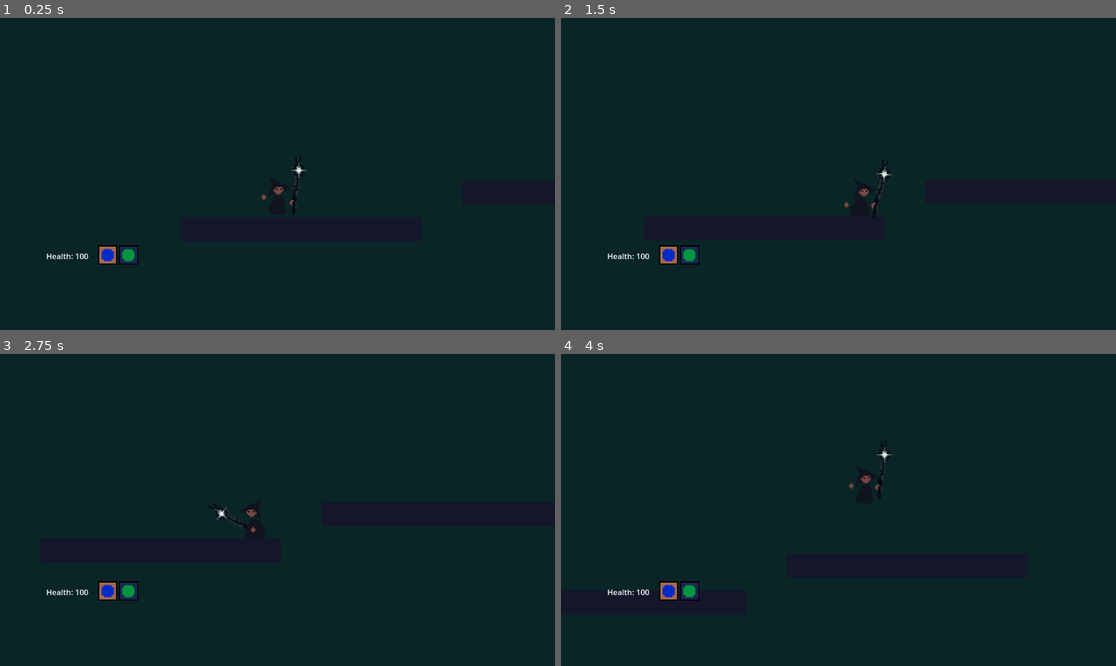
Above: before the commit, frames 1-4 (two rows, left to right).
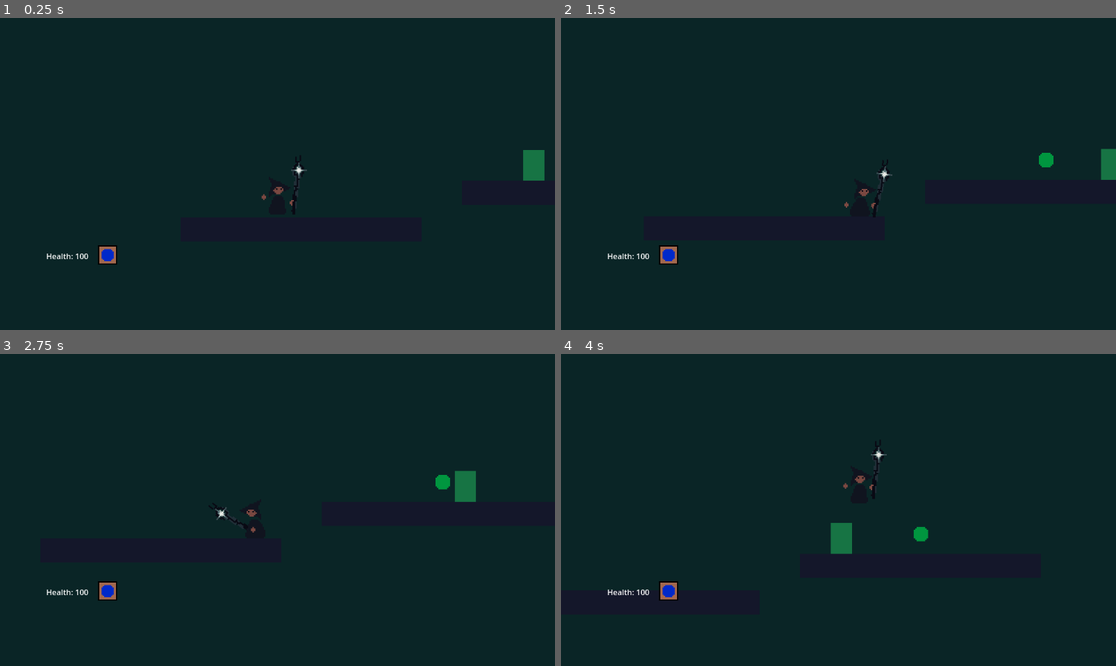
Above: after the commit, the same moments.

Repository: AthertonRoamer/Newton
Game: Godot game, scene res://test_world/test_world.tscn
Same seed, same stepped clock (60 frames per second), same inputs: the game is played once before the commit and once after it. This scene is started directly instead of the project's main scene.
Inputs (mouse positions are in pixels of both pictures, inside the frame that each line leads up to):
- Up to frame 1 (0.25 s): no input
- Up to frame 2 (1.5 s): move the mouse to (960, 158) at 0.52 s; hold D (player_right) from 0.53 s (still down); tap E (player_interact) at 0.6 s; tap W (player_jump) at 0.77 s; tap 4 (player_select_spell_four, bound only after the commit) at 0.8, 1.35 s; move the mouse to (727, 189) at 1.27 s
- Up to frame 3 (2.75 s): tap W (player_jump) at 1.52 s; tap 1 (player_select_spell_one, bound only after the commit) at 1.55, 2.1 s; move the mouse to (333, 441) at 2.02 s; release D (player_right) at 2.03 s; hold A (player_left) from 2.03 s (still down); tap 3 (player_select_spell_three, bound only after the commit) at 2.3 s
- Up to frame 4 (4 s): move the mouse to (810, 572) at 2.77 s; release A (player_left) at 2.78 s; hold D (player_right) from 2.78 s (still down); tap 3 (player_select_spell_three, bound only after the commit) at 2.85 s; tap W (player_jump) at 3.02, 3.77 s; tap 2 (player_select_spell_two, bound only after the commit) at 3.05, 3.6 s; move the mouse to (1005, 556) at 3.52 s; tap E (player_interact) at 3.8 s

The runs differ from the first frame. In frame 1, 0.6% of the frame differs, in the area x 21-99%, y 42-80%; in frame 2, 0.6%; in frame 3, 0.7%; in frame 4, 1.0%, in the area x 21-67%, y 27-80%.

Commit message:
Added interactable classs, entity base class, edege detector for entities, and began goblin

Diff:
--- /dev/null
+++ b/Newton/entities/edge_detector/edge_detector.gd
@@ -0,0 +1,22 @@
+class_name EdgeDetector
+extends Node2D
+
+@export var width : float = 32
+@export var length : float = 50
+@export var right_ray : RayCast2D
+@export var left_ray : RayCast2D
+
+
+func _ready() -> void:
+	right_ray.target_position.y = length
+	left_ray.target_position.y = length
+	right_ray.position.x = width / 2
+	left_ray.position.x = -width / 2
+
+
+func is_edge_on_right() -> bool:
+	return not right_ray.is_colliding()
+
+
+func is_edge_on_left() -> bool:
+	return not left_ray.is_colliding()
--- /dev/null
+++ b/Newton/entities/edge_detector/edge_detector.tscn
@@ -0,0 +1,14 @@
+[gd_scene load_steps=2 format=3 uid="uid://b25ocklxmlo8i"]
+
+[ext_resource type="Script" path="res://entities/edge_detector/edge_detector.gd" id="1_ndid2"]
+
+[node name="EdgeDetector" type="Node2D" node_paths=PackedStringArray("right_ray", "left_ray")]
+script = ExtResource("1_ndid2")
+right_ray = NodePath("RightRay")
+left_ray = NodePath("LeftRay")
+
+[node name="LeftRay" type="RayCast2D" parent="."]
+position = Vector2(-16, 0)
+
+[node name="RightRay" type="RayCast2D" parent="."]
+position = Vector2(16, 0)
--- /dev/null
+++ b/Newton/entities/entity.gd
@@ -0,0 +1,110 @@
+class_name Entity
+extends CharacterBody2D
+
+signal health_changed(new_health : int)
+signal direction_changed(new_direction : Vector2)
+signal walking_changed(new_walking : bool)
+
+@export var max_health : int = 100
+@export var starting_health : int = 100
+
+@export var gravity_acceleration : int = PhysicsData.gravity_acceleration
+@export var death_altitude : int = PhysicsData.death_altitude
+
+@export var walk_speed : int = 250
+@export var walk_accel : int = 80
+@export var friction : int = 30
+@export var max_walk_speed : int = 350
+
+var direction : Vector2 = Vector2.RIGHT:
+	set(v):
+		if v != direction:
+			direction = v
+			direction_changed.emit(direction)
+
+var walking : bool = false
+var was_walking : bool = false #last frame
+
+var health : int = starting_health:
+	set(v):
+		if v != health:
+			health_changed.emit(v)
+		health = v
+		if health <= 0:
+			health = 0
+			die()
+
+
+func _ready() -> void:
+	add_to_group("damageable")
+	add_to_group("knockable")
+
+
+func take_damage(damage : int, _damage_type : String = "none") -> void:
+	health -= damage
+
+
+func take_knockback(knock : Vector2) -> void:
+	velocity += knock
+
+
+func die() -> void:
+	queue_free()
+
+
+func walk() -> void:
+	if not walking:
+		walking = true
+		was_walking = true
+		walking_changed.emit(true)
+
+
+func process_walking() -> void:
+	var lateral_acceleration : int = 0
+	if walking:
+		match direction:
+			Vector2.RIGHT:
+				lateral_acceleration += walk_speed
+			Vector2.LEFT:
+				lateral_acceleration += -walk_speed
+
+		#apply max speed
+		if abs(velocity.x + lateral_acceleration) < max_walk_speed:
+			velocity.x += lateral_acceleration
+
+		walking = false
+	else:
+		if was_walking:
+			walking_changed.emit(false)
+			was_walking = false
+
+
+func basic_entiy_friction() -> void:
+
+	#apply friction
+	var velocity_sign : int = sign(velocity.x)
+	var pos_v : float = abs(velocity.x)
+	if is_on_floor():
+		pos_v -= friction
+	pos_v = max(0, pos_v)
+	velocity.x = velocity_sign * pos_v
+
+
+func basic_entity_gravity() -> void:
+	if is_on_floor() and velocity.y > 0:
+		velocity.y = 0
+	else:
+		velocity.y += gravity_acceleration
+	if position.y > death_altitude:
+		health = 0
+
+
+func basic_entity_physics() -> void:
+	basic_entiy_friction()
+	basic_entity_gravity()
+
+
+func _physics_process(_delta) -> void:
+	process_walking()
+	basic_entity_physics()
+	move_and_slide()
--- /dev/null
+++ b/Newton/entities/entity_state_machine/entity_state.gd
@@ -0,0 +1,31 @@
+class_name EntityState
+extends Node
+
+@export var id : String = "state"
+@export var first_active_state : bool = false
+
+var state_machine : EntityStateMachine
+var active : bool = false
+
+func _ready() -> void:
+	if get_parent() is EntityStateMachine:
+		state_machine = get_parent()
+		state_machine.register_new_state(self)
+	else:
+		push_warning("EntityState should be a child of an EntityStateMachine")
+
+
+func activate() -> void:
+	active = true
+
+
+func deactivate() -> void:
+	active = false
+
+
+func process_state() -> void:
+	pass
+
+
+func get_entity() -> Entity:
+	return state_machine.entity
--- /dev/null
+++ b/Newton/entities/entity_state_machine/entity_state_machine.gd
@@ -0,0 +1,56 @@
+class_name EntityStateMachine
+extends Node
+
+signal state_changed
+
+@export var active : bool = true
+@export var entity : Entity
+
+var initial_state_id : String = ""
+var active_state : EntityState
+
+var states : Dictionary = {}
+#form::  key: state_id (String), value: state (EntityState)
+
+
+func _ready() -> void:
+	if not is_instance_valid(entity):
+		push_warning("EntityStateMachine does not have an Entity")
+		active = false
+	if states.is_empty():
+		push_warning("EntityStateMachine has no states")
+		active = false
+	if is_instance_valid(active_state):
+		active_state.activate()
+	else:
+		push_warning("EntityStateMachine has no initial state")
+		active = false
+
+
+func register_new_state(new_state : EntityState) -> void:
+	if states.keys().has(new_state.id):
+		push_warning("Entity state \"" + new_state.id + "\" not registered because another state with the same id is already registered")
+	else:
+		states[new_state.id] = new_state
+		if new_state.first_active_state:
+			if initial_state_id == "":
+				initial_state_id = new_state.id
+				active_state = new_state
+			else:
+				push_warning("Entity states \"" + initial_state_id + "\" and \"" + new_state.id + "\" both claim to be first active state. Keeping \"" + active_state.id + "\"")
+
+
+func set_state(state_id : String = initial_state_id) -> void: #sets state from a state id (String)
+	if state_id != "" and states.has(state_id):
+		if state_id != active_state.id:
+			active_state.deactivate()
+			active_state = states[state_id]
+			active_state.activate()
+			state_changed.emit()
+	else:
+		push_warning("Attempted to set state to invalid state id: \"" + state_id + "\"")
+
+
+func _process(_delta) -> void:
+	if active:
+		active_state.process_state()
--- /dev/null
+++ b/Newton/entities/entity_state_machine/entity_state_machine.tscn
@@ -0,0 +1,6 @@
+[gd_scene load_steps=2 format=3 uid="uid://cuv6l4g0b6sea"]
+
+[ext_resource type="Script" path="res://entities/entity_state_machine/entity_state_machine.gd" id="1_gvsop"]
+
+[node name="EntityStateMachine" type="Node"]
+script = ExtResource("1_gvsop")
--- /dev/null
+++ b/Newton/entities/goblin/goblin.gd
@@ -0,0 +1,4 @@
+class_name Goblin
+extends Entity
+
+@export var edge_detector : EdgeDetector
--- /dev/null
+++ b/Newton/entities/goblin/goblin.tscn
@@ -0,0 +1,33 @@
+[gd_scene load_steps=7 format=3 uid="uid://crs5n2j5sil7s"]
+
+[ext_resource type="Script" path="res://entities/goblin/goblin.gd" id="1_glrm0"]
+[ext_resource type="Texture2D" uid="uid://bbsgvlv6kygf2" path="res://entities/goblin/filler_goblin_art.png" id="2_7xhft"]
+[ext_resource type="PackedScene" uid="uid://b25ocklxmlo8i" path="res://entities/edge_detector/edge_detector.tscn" id="3_b6hqv"]
+[ext_resource type="PackedScene" uid="uid://cuv6l4g0b6sea" path="res://entities/entity_state_machine/entity_state_machine.tscn" id="4_etnwo"]
+[ext_resource type="Script" path="res://entities/goblin/patrol.gd" id="5_wj7n0"]
+
+[sub_resource type="CapsuleShape2D" id="CapsuleShape2D_a4b8o"]
+radius = 21.0
+height = 64.0
+
+[node name="Goblin" type="CharacterBody2D" node_paths=PackedStringArray("edge_detector")]
+script = ExtResource("1_glrm0")
+edge_detector = NodePath("EdgeDetector")
+
+[node name="Sprite2D" type="Sprite2D" parent="."]
+scale = Vector2(2, 2)
+texture = ExtResource("2_7xhft")
+
+[node name="CollisionShape2D" type="CollisionShape2D" parent="."]
+shape = SubResource("CapsuleShape2D_a4b8o")
+
+[node name="EdgeDetector" parent="." instance=ExtResource("3_b6hqv")]
+width = 80.0
+
+[node name="EntityStateMachine" parent="." node_paths=PackedStringArray("entity") instance=ExtResource("4_etnwo")]
+entity = NodePath("..")
+
+[node name="Patrol" type="Node" parent="EntityStateMachine"]
+script = ExtResource("5_wj7n0")
+id = "patrol"
+first_active_state = true
--- /dev/null
+++ b/Newton/entities/goblin/patrol.gd
@@ -0,0 +1,12 @@
+class_name PatrolState
+extends EntityState
+
+func process_state() -> void:
+	match get_entity().direction:
+		Vector2.RIGHT:
+			if get_entity().edge_detector.is_edge_on_right():
+				get_entity().direction = Vector2.LEFT
+		Vector2.LEFT:
+			if get_entity().edge_detector.is_edge_on_left():
+				get_entity().direction = Vector2.RIGHT
+	get_entity().walk()
--- a/Newton/main/main.gd
+++ b/Newton/main/main.gd
@@ -2,6 +2,7 @@
 extends Node
 
 static var main : Main
+static var world : World
 
 @export var menu_scene : PackedScene
 @export var game_scene : PackedScene
--- /dev/null
+++ b/Newton/physics/physics_data/physics_data.gd
@@ -0,0 +1,4 @@
+class_name PhysicsData
+
+static var gravity_acceleration : int = 35
+static var death_altitude : int = 3000
--- /dev/null
+++ b/Newton/player/interactables/interactable_item/interactable_item.gd
@@ -0,0 +1,27 @@
+class_name InteractableItem
+extends Area2D
+
+signal player_entered_range
+signal player_exited_range
+signal interacted_with
+
+func _ready() -> void:
+	add_to_group("interactable")
+	set_collision_layer_value(2, true)
+	set_collision_mask_value(2, true)
+	area_entered.connect(_on_area_entered)
+	area_exited.connect(_on_area_exited)
+
+
+func interact(_player : Player) -> void:
+	interacted_with.emit()
+
+
+func _on_area_entered(area : Area2D) -> void:
+	if area is InteractableItemDetector:
+		player_entered_range.emit()
+
+
+func _on_area_exited(area : Area2D) -> void:
+	if area is InteractableItemDetector:
+		player_exited_range.emit()
--- /dev/null
+++ b/Newton/player/interactables/interactable_item_detector/interactable_item_detector.gd
@@ -0,0 +1,10 @@
+class_name InteractableItemDetector
+extends Area2D
+
+var player : Player
+
+func interact() -> void:
+	for area in get_overlapping_areas():
+		if area.is_in_group("interactable"):
+			area.interact(player)
+			break
--- a/Newton/player/player.gd
+++ b/Newton/player/player.gd
@@ -9,9 +9,11 @@
 var effective_max_speed : int
 
 @export var jump_accel : int = 700
-@export var gravity : int = 35
-
-@export var death_altitude : int = 3000
+@export var gravity : int = PhysicsData.gravity_acceleration
+
+@export var death_altitude : int = PhysicsData.death_altitude
+
+@export var interactable_item_detector : InteractableItemDetector
 
 var walking = false
 var jumping = false
@@ -22,8 +24,9 @@
 var direction : Vector2 = Vector2.RIGHT
 var direction_locked = false
 
-var max_health : int = 100
-var health : int = max_health:
+@export var max_health : int = 100
+@export var starting_health : int = 100
+var health : int = starting_health:
 	set(v):
 		health = v
 		Hud.health_display.health = health
@@ -46,15 +49,16 @@
 func _ready() -> void:
 	reset()
 	equip_spell(preload("res://player/spells/test_spell/test_spell.tscn"))
-	equip_spell(preload("res://player/spells/test_spell_two/test_spell_two.tscn"))
 
 
 func reset() -> void:
+	health = starting_health
 	Hud.health_display.health = health
 	Hud.show()
-
-
-func take_damage(damage : int) -> void:
+	interactable_item_detector.player = self
+
+
+func take_damage(damage : int, _damage_type : String = "none") -> void:
 	health -= damage
 
 
@@ -79,6 +83,25 @@
 	elif event.is_action("select_spell_down"):
 		if not event.is_echo() and event.is_pressed():
 			shift_to_spell_down()
+	elif event.is_action("player_select_spell_one"):
+		if not event.is_echo() and event.is_pressed():
+			if spell_manager.spell_count > 0:
+				spell_manager.select_spell_by_num(0)
+	elif event.is_action("player_select_spell_two"):
+		if not event.is_echo() and event.is_pressed():
+			if spell_manager.spell_count > 1:
+				spell_manager.select_spell_by_num(1)
+	elif event.is_action("player_select_spell_three"):
+		if not event.is_echo() and event.is_pressed():
+			if spell_manager.spell_count > 2:
+				spell_manager.select_spell_by_num(2)
+	elif event.is_action("player_select_spell_four"):
+		if not event.is_echo() and event.is_pressed():
+			if spell_manager.spell_count > 3:
+				spell_manager.select_spell_by_num(3)
+	elif event.is_action("player_interact"):
+		if not event.is_echo() and event.is_pressed():
+			interactable_item_detector.interact()
 
 
 func equip_spell(spell_scene : PackedScene) -> void:
@@ -180,7 +203,8 @@
 	velocity.x = velocity_sign * pos_v
 
 	if is_on_floor():
-		velocity.y = 0
+		if velocity.y > 0:
+			velocity.y = 0
 		if Input.is_action_just_pressed("player_jump"):
 			velocity.y -= jump_accel
 			jumping = true
--- a/Newton/player/player.tscn
+++ b/Newton/player/player.tscn
@@ -6,6 +6,7 @@
 [ext_resource type="Texture2D" uid="uid://bou6u6lk3irln" path="res://player/staff-ss.png" id="4_wmyvf"]
 [ext_resource type="Texture2D" uid="uid://dah5s03eq8hlq" path="res://player/light.png" id="5_5ko0m"]
 [ext_resource type="Script" path="res://player/staff.gd" id="5_omt7o"]
+[ext_resource type="Script" path="res://player/interactables/interactable_item_detector/interactable_item_detector.gd" id="7_0bawi"]
 
 [sub_resource type="CapsuleShape2D" id="CapsuleShape2D_2v0p5"]
 radius = 5.14286
@@ -777,9 +778,13 @@
 "walk_right": SubResource("Animation_qynu2")
 }
 
-[node name="Player" type="CharacterBody2D" node_paths=PackedStringArray("spell_manager") groups=["damageable", "knockable"]]
+[sub_resource type="CircleShape2D" id="CircleShape2D_savv0"]
+radius = 16.0312
+
+[node name="Player" type="CharacterBody2D" node_paths=PackedStringArray("interactable_item_detector", "spell_manager") groups=["damageable", "knockable"]]
 scale = Vector2(3, 3)
 script = ExtResource("1_q0i30")
+interactable_item_detector = NodePath("InteractableItemDetector")
 spell_manager = NodePath("SpellManager")
 
 [node name="Sprite2D" type="Sprite2D" parent="."]
@@ -828,4 +833,12 @@
 "": SubResource("AnimationLibrary_hnese")
 }
 
+[node name="InteractableItemDetector" type="Area2D" parent="."]
+collision_layer = 2
+collision_mask = 2
+script = ExtResource("7_0bawi")
+
+[node name="CollisionShape2D" type="CollisionShape2D" parent="InteractableItemDetector"]
+shape = SubResource("CircleShape2D_savv0")
+
 [connection signal="animation_finished" from="AnimationPlayer" to="." method="_on_animation_player_animation_finished"]
--- /dev/null
+++ b/Newton/player/spells/grabbable_spell.gd
@@ -0,0 +1,8 @@
+class_name GrabbableSpell
+extends InteractableItem
+
+@export var spell_scene : PackedScene
+
+func interact(player : Player) -> void:
+	super(player)
+	player.equip_spell(spell_scene)
--- /dev/null
+++ b/Newton/player/spells/test_spell_two/grabbable_test_spell_two/grabbable_test_spell_two.gd
@@ -0,0 +1,20 @@
+class_name GrabbableTestSpellTwo
+extends GrabbableSpell
+
+func interact(player) -> void:
+	super(player)
+	queue_free()
+
+
+func _ready() -> void:
+	super()
+	player_entered_range.connect(_on_player_enter_range)
+	player_exited_range.connect(_on_player_exit_range)
+
+
+func _on_player_enter_range() -> void:
+	$Label.show()
+
+
+func _on_player_exit_range() -> void:
+	$Label.hide()
--- /dev/null
+++ b/Newton/player/spells/test_spell_two/grabbable_test_spell_two/grabbable_test_spell_two.tscn
@@ -0,0 +1,27 @@
+[gd_scene load_steps=5 format=3 uid="uid://4v2rturel3lx"]
+
+[ext_resource type="Script" path="res://player/spells/test_spell_two/grabbable_test_spell_two/grabbable_test_spell_two.gd" id="1_stvxi"]
+[ext_resource type="PackedScene" uid="uid://bquomwnv3epvp" path="res://player/spells/test_spell_two/test_spell_two.tscn" id="2_6xhra"]
+[ext_resource type="Texture2D" uid="uid://cmt87aupc7oph" path="res://player/spells/test_spell_two/test_spell_two_menu_image.png" id="3_cacyr"]
+
+[sub_resource type="CircleShape2D" id="CircleShape2D_kqnak"]
+radius = 38.0526
+
+[node name="GrabbableTestSpellTwo" type="Area2D"]
+script = ExtResource("1_stvxi")
+spell_scene = ExtResource("2_6xhra")
+
+[node name="Sprite2D" type="Sprite2D" parent="."]
+scale = Vector2(3, 3)
+texture = ExtResource("3_cacyr")
+
+[node name="CollisionShape2D" type="CollisionShape2D" parent="."]
+shape = SubResource("CircleShape2D_kqnak")
+
+[node name="Label" type="Label" parent="."]
+visible = false
+offset_left = -35.0
+offset_top = -35.0
+offset_right = 35.0
+offset_bottom = -12.0
+text = "E to grab"
--- a/Newton/project.godot
+++ b/Newton/project.godot
@@ -62,6 +62,31 @@
 "events": [Object(InputEventMouseButton,"resource_local_to_scene":false,"resource_name":"","device":-1,"window_id":0,"a …(253 unchanged characters)…
 ]
 }
+player_select_spell_one={
+"deadzone": 0.5,
+"events": [Object(InputEventKey,"resource_local_to_scene":false,"resource_name":"","device":-1,"window_id":0,"alt_pressed":false,"shift_pressed":false,"ctrl_pressed":false,"meta_pressed":false,"pressed":false,"keycode":0,"physical_keycode":49,"key_label":0,"unicode":49,"echo":false,"script":null)
+]
+}
+player_select_spell_two={
+"deadzone": 0.5,
+"events": [Object(InputEventKey,"resource_local_to_scene":false,"resource_name":"","device":-1,"window_id":0,"alt_pressed":false,"shift_pressed":false,"ctrl_pressed":false,"meta_pressed":false,"pressed":false,"keycode":0,"physical_keycode":50,"key_label":0,"unicode":50,"echo":false,"script":null)
+]
+}
+player_select_spell_three={
+"deadzone": 0.5,
+"events": [Object(InputEventKey,"resource_local_to_scene":false,"resource_name":"","device":-1,"window_id":0,"alt_pressed":false,"shift_pressed":false,"ctrl_pressed":false,"meta_pressed":false,"pressed":false,"keycode":0,"physical_keycode":51,"key_label":0,"unicode":51,"echo":false,"script":null)
+]
+}
+player_select_spell_four={
+"deadzone": 0.5,
+"events": [Object(InputEventKey,"resource_local_to_scene":false,"resource_name":"","device":-1,"window_id":0,"alt_pressed":false,"shift_pressed":false,"ctrl_pressed":false,"meta_pressed":false,"pressed":false,"keycode":0,"physical_keycode":52,"key_label":0,"unicode":52,"echo":false,"script":null)
+]
+}
+
+[layer_names]
+
+2d_physics/layer_1="Main Physics Layer"
+2d_physics/layer_2="Interactable Item Layer"
 
 [rendering]
 
--- a/Newton/test_world/test_map.tscn
+++ b/Newton/test_world/test_map.tscn
@@ -1,15 +1,16 @@
-[gd_scene load_steps=2 format=3 uid="uid://vo4tbm4u65yf"]
+[gd_scene load_steps=3 format=3 uid="uid://vo4tbm4u65yf"]
 
 [ext_resource type="PackedScene" uid="uid://fs6myl3u0kt5" path="res://test_world/block.tscn" id="1_0n05w"]
+[ext_resource type="PackedScene" uid="uid://4v2rturel3lx" path="res://player/spells/test_spell_two/grabbable_test_spell_two/grabbable_test_spell_two.tscn" id="2_8411r"]
 
 [node name="TestMap" type="Node2D"]
 
 [node name="ColorRect" type="ColorRect" parent="."]
 z_index = -5
-offset_left = -1541.0
-offset_top = -1184.0
-offset_right = -1501.0
-offset_bottom = -1144.0
+offset_left = -2039.0
+offset_top = -1302.0
+offset_right = -1999.0
+offset_bottom = -1262.0
 scale = Vector2(115.334, 70.3635)
 color = Color(0.0392157, 0.145098, 0.14902, 1)
 
@@ -20,3 +21,6 @@
 [node name="Block" parent="." instance=ExtResource("1_0n05w")]
 z_index = -5
 position = Vector2(520, 549)
+
+[node name="GrabbableTestSpellTwo" parent="." instance=ExtResource("2_8411r")]
+position = Vector2(1105, 407)
--- /dev/null
+++ b/Newton/test_world/test_world.gd
@@ -0,0 +1 @@
+extends World
--- a/Newton/test_world/test_world.tscn
+++ b/Newton/test_world/test_world.tscn
@@ -1,11 +1,17 @@
-[gd_scene load_steps=3 format=3 uid="uid://w06y3prgnygb"]
+[gd_scene load_steps=5 format=3 uid="uid://w06y3prgnygb"]
 
 [ext_resource type="PackedScene" uid="uid://vo4tbm4u65yf" path="res://test_world/test_map.tscn" id="1_tw7wp"]
+[ext_resource type="Script" path="res://test_world/test_world.gd" id="1_yrsjs"]
 [ext_resource type="PackedScene" uid="uid://city0pwx48l16" path="res://player/player.tscn" id="2_3631f"]
+[ext_resource type="PackedScene" uid="uid://crs5n2j5sil7s" path="res://entities/goblin/goblin.tscn" id="4_hayvd"]
 
 [node name="TestWorld" type="Node2D"]
+script = ExtResource("1_yrsjs")
 
 [node name="TestMap" parent="." instance=ExtResource("1_tw7wp")]
 
 [node name="Player" parent="." instance=ExtResource("2_3631f")]
 position = Vector2(471, 409)
+
+[node name="Goblin" parent="." instance=ExtResource("4_hayvd")]
+position = Vector2(959, 413)
--- /dev/null
+++ b/Newton/world/world.gd
@@ -0,0 +1,5 @@
+class_name World
+extends Node2D
+
+func _ready() -> void:
+	Main.world = self
Binary file added: Newton/entities/goblin/filler_goblin_art.png
Not shown, added: Newton/entities/goblin/filler_goblin_art.png.import
Binary file added: Newton/entities/goblin/filler_goblin_weapon.png
Not shown, added: Newton/entities/goblin/filler_goblin_weapon.png.import
Not shown, changed: Newton/group_reference.txt
Not shown: 1 places in Newton/player/player.tscn that only renumber resources
Not shown, added: Newton/entities/goblin/filler_goblin_weapon.png~
